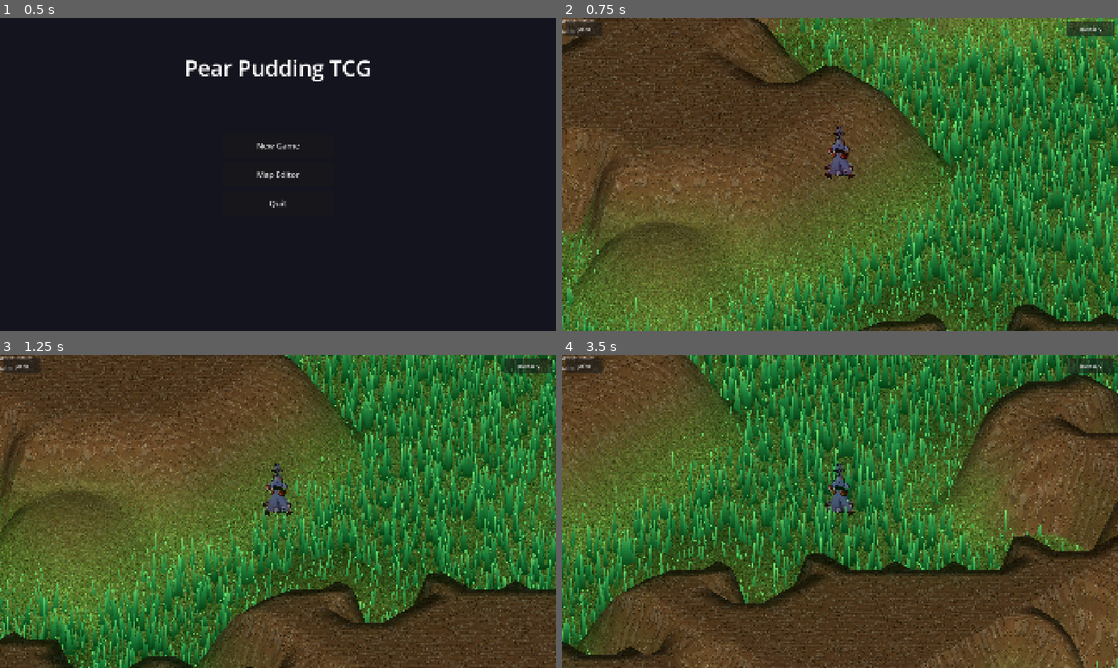
Above: before the commit, frames 1-4 (two rows, left to right).
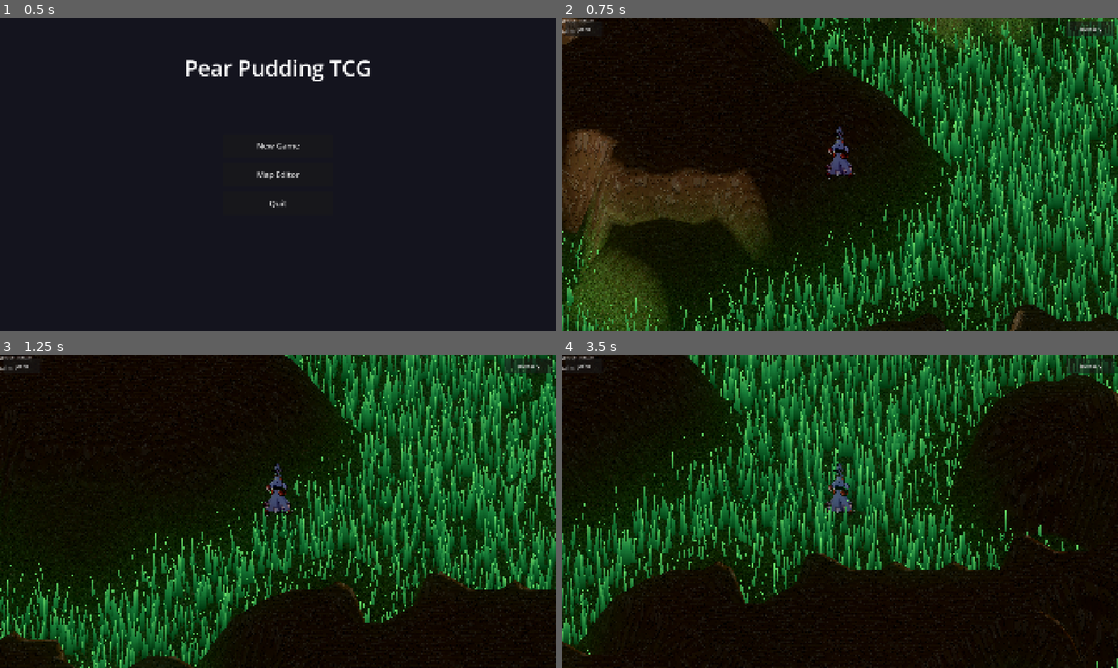
Above: after the commit, the same moments.

Repository: ChrisPauly97/pear-pudding-godot
Game: Godot game, scene res://scenes/ui/MenuScene.tscn
Two runs of this game, one before a commit and one after it. Both use one fixed random seed, a clock stepped at 60 frames per second and the inputs below.
Inputs (mouse positions are in pixels of both pictures, inside the frame that each line leads up to):
- Up to frame 1 (0.5 s): no input
- Up to frame 2 (0.75 s): click "New Game" at 0.5 s
- Up to frame 3 (1.25 s): no input
- Up to frame 4 (3.5 s): tap Enter at 1.25 s; move the mouse to (962, 495) at 1.27 s; hold D (move_right) 1.28-2 s; hold E (interact) 1.28-2 s; click (962, 495) at 1.42 s; tap Space (jump) at 1.52 s; drag from (728, 527) to (812, 574) at 2.02 s; move the mouse to (895, 442) at 2.77 s; hold D (move_right) from 2.78 s (still down); tap 2 at 2.85 s

Frame 1 is identical in both runs. In frame 2, 71% of the frame differs, in the area x 0-100%, y 0-100%; in frame 3, 72%; in frame 4, 73%.

Commit message:
Switch terrain shader to Godot's lighting pipeline for real shadows
Remove 'unshaded' render_mode and the manual sun_dir/sun_color/ambient_col
diffuse hack. Output ALBEDO + ROUGHNESS/METALLIC/SPECULAR instead, letting
Godot's Forward+ pipeline handle:
- DirectionalLight3D (sun) shadows already baked in the scene
  (orthogonal cascade, 60-unit max distance — tight to iso view)
- Moon light at night
- WorldEnvironment ambient that the day/night cycle already updates at 2 Hz

v_normal_world is kept for slope-based texture zone detection only.

https://claude.ai/code/session_01VWHU5hNBEZ8T2fU5i8MHxk

Diff:
--- a/assets/shaders/terrain.gdshader
+++ b/assets/shaders/terrain.gdshader
@@ -1,5 +1,5 @@
 shader_type spatial;
-render_mode unshaded, cull_disabled;
+render_mode cull_disabled;
 
 // Vertex colour R channel: 0.0 = flat grass, 1.0 = hill plateau top.
 // Normals are computed from the height field and baked into the mesh.
@@ -17,14 +17,9 @@
 // How many times the textures tile per world unit
 uniform float uv_scale : hint_range(0.05, 2.0) = 0.5;
 
-// Light direction for manual directional shading (approximate isometric sun)
-uniform vec3 sun_dir                    = vec3(0.577, 0.577, 0.577);
-uniform vec4 sun_color   : source_color = vec4(1.0, 0.95, 0.8, 1.0);
-uniform vec4 ambient_col : source_color = vec4(0.3, 0.38, 0.45, 1.0);
-
 varying float v_blend;   // height ratio [0=flat ground .. 1=hill plateau]
 varying float v_wall;    // 1.0 if this vertex sits on a wall tile
-varying vec3  v_normal_world;
+varying vec3  v_normal_world;  // world-space normal — used for slope detection only
 varying vec2  v_world_xz;
 varying float v_d0;      // fbm noise channel 0, computed per-vertex
 varying float v_d1;      // fbm noise channel 1, computed per-vertex
@@ -54,6 +49,8 @@
 	// Pass blend factor, wall flag, and world normal to fragment
 	v_blend = COLOR.r;
 	v_wall  = COLOR.g;
+	// World-space normal is only used for slope detection in fragment(),
+	// not for lighting — Godot transforms NORMAL to view space automatically.
 	v_normal_world = (MODEL_MATRIX * vec4(NORMAL, 0.0)).xyz;
 	v_world_xz     = (MODEL_MATRIX * vec4(VERTEX, 1.0)).xz;
 
@@ -128,10 +125,11 @@
 		}
 	}
 
-	// Simple directional light baked from normal
-	vec3 n  = normalize(v_normal_world);
-	vec3 ld = normalize(sun_dir);
-	float diff = max(dot(n, ld), 0.0);
-
-	ALBEDO = base_col * (ambient_col.rgb + sun_color.rgb * diff);
+	// Hand the base colour to Godot's lighting pipeline.
+	// The DirectionalLight3D (sun/moon) and WorldEnvironment ambient are applied
+	// by the engine — including the shadow map already baked on the sun light.
+	ALBEDO = base_col;
+	ROUGHNESS = 0.9;
+	METALLIC = 0.0;
+	SPECULAR = 0.1;
 }
